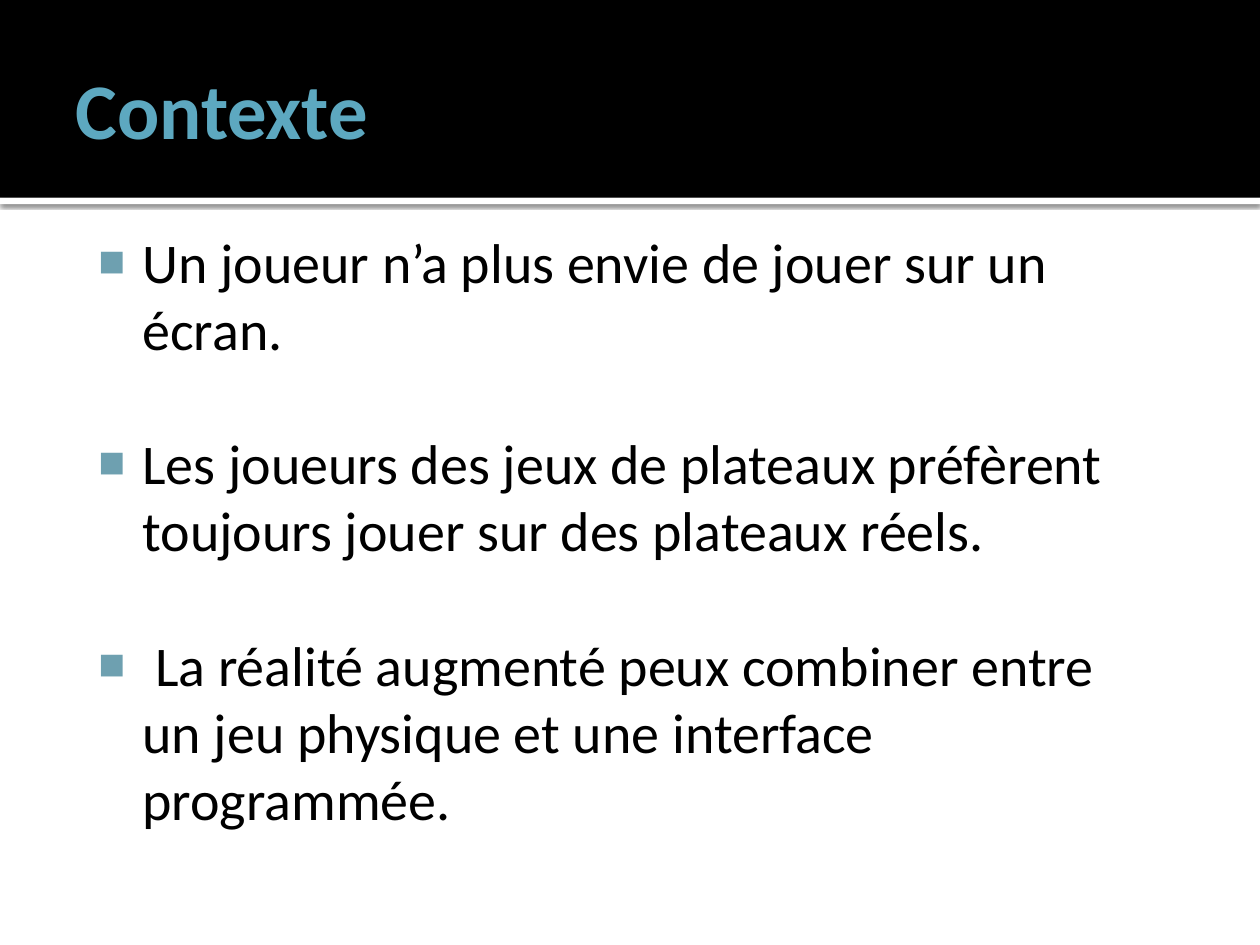
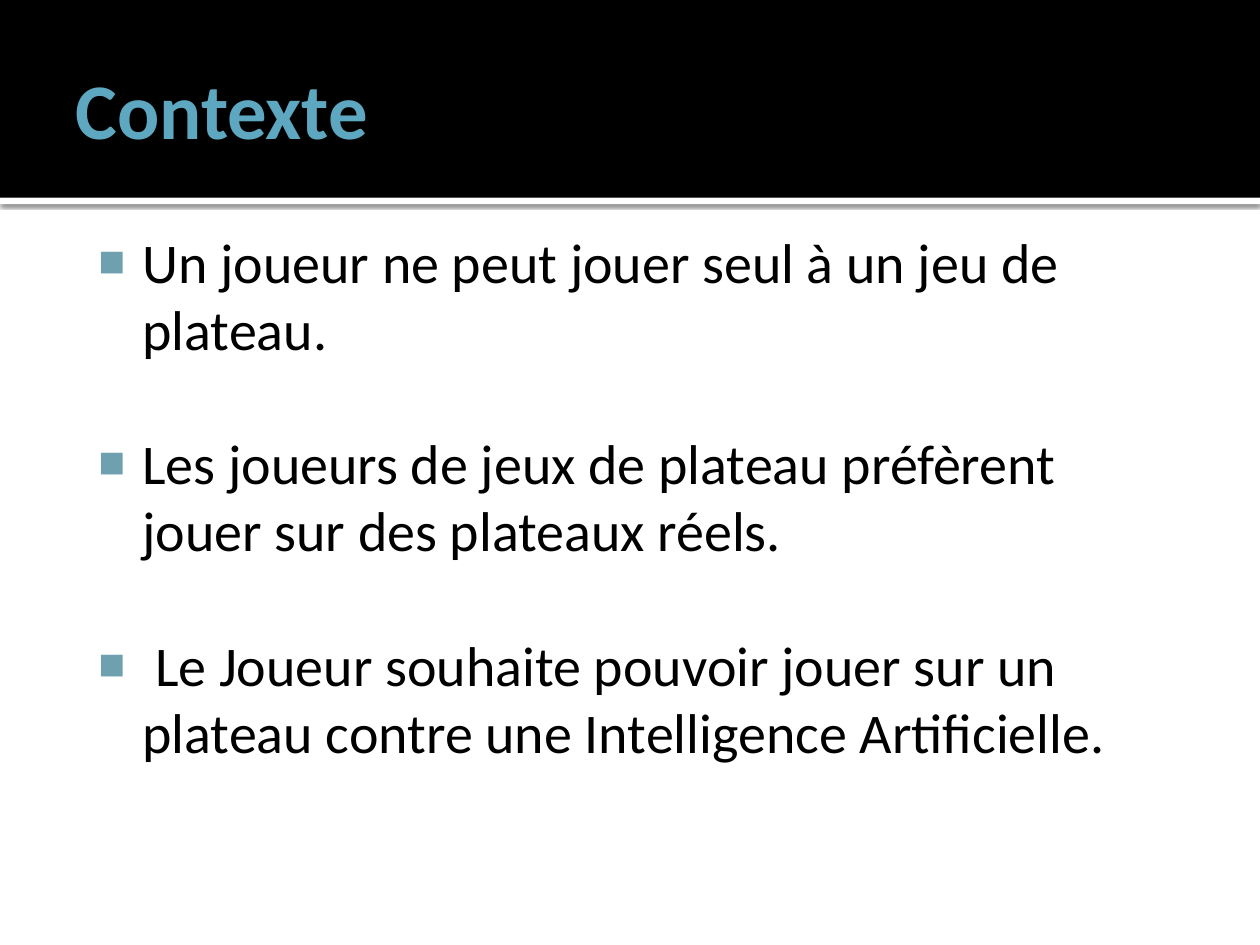
Before and after one commit to charaf7/Projet-annuel, a slide deck: slide 2 of CharteProjet.pptx. Drawn at 1260x945 pixels with LibreOffice and Linux fonts; fonts in the diff are those of the drawing. Boxes give left, top, right and bottom in pixels: in the first picture for what was removed or moved away, otherwise in the second. Text is boxed around its words. In the diff, an @@ line names an element or a change of style, - is before the commit and + after.

```diff
--- a/CharteProjet.pptx
+++ b/CharteProjet.pptx
@@ text at (142,244,1105,763): text changed @@
-■ Un joueur n’a plus envie de jouer sur un écran.
-■ Les joueurs des jeux de plateaux préfèrent toujours jouer sur des plateaux réels.
-■ La réalité augmenté peux combiner entre un jeu physique et une interface programmée.
+■ Un joueur ne peut jouer seul à un jeu de plateau.
+■ Les joueurs de jeux de plateau préfèrent jouer sur des plateaux réels.
+■ Le Joueur souhaite pouvoir jouer sur un plateau contre une Intelligence Artificielle.
```
Also in this commit, not shown: 4 other slides changed, 1 other file.
